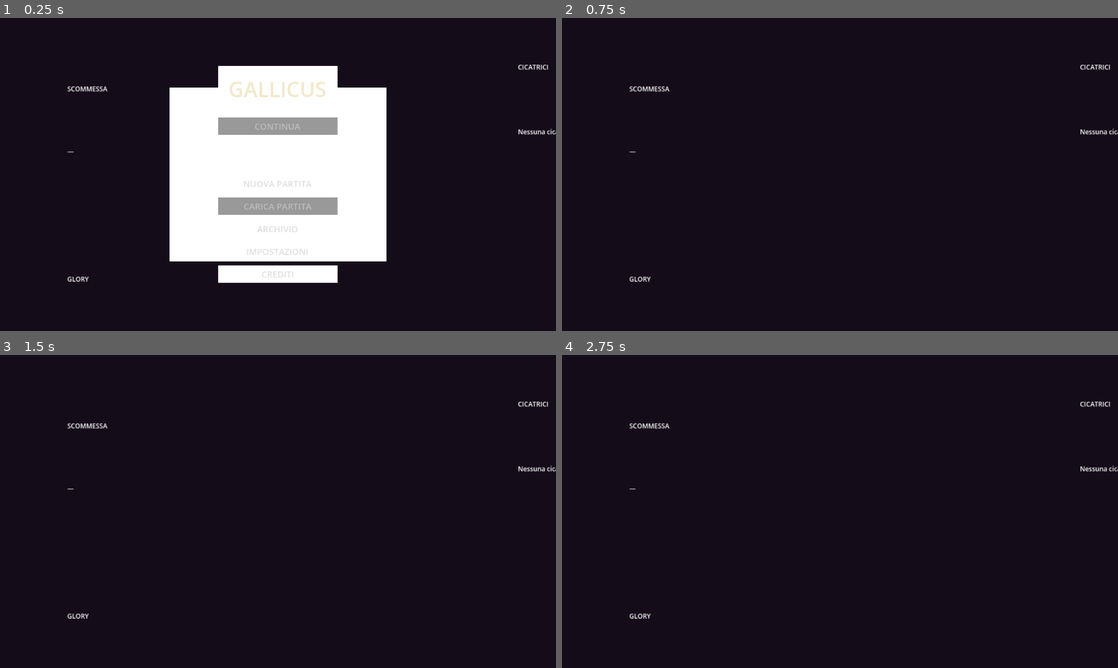
Above: before the commit, frames 1-4 (two rows, left to right).
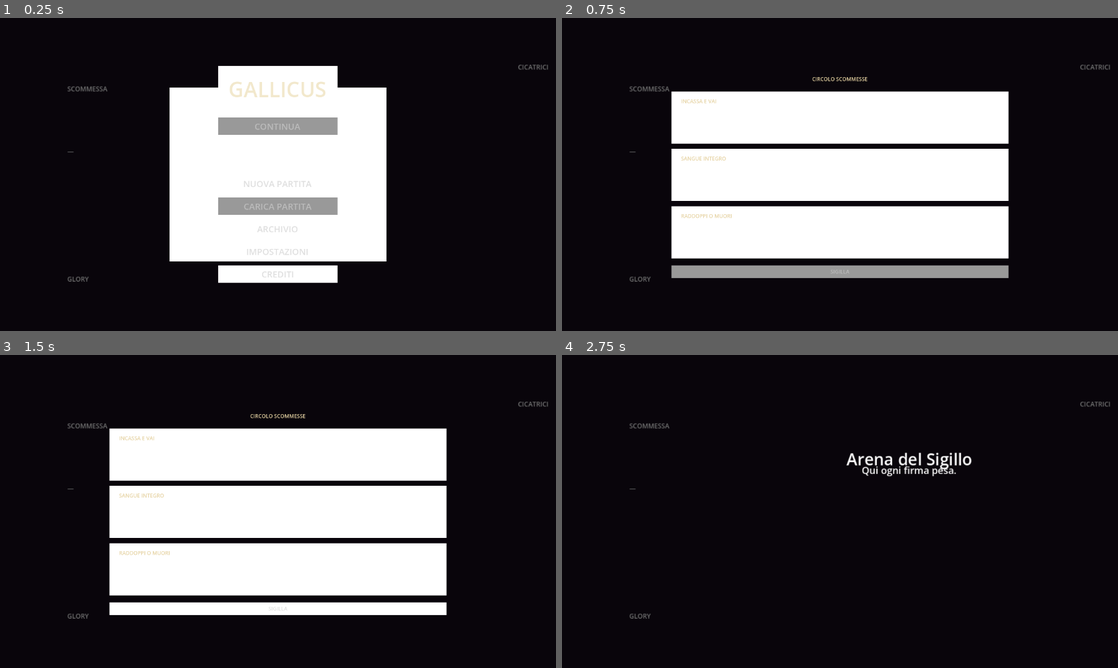
Above: after the commit, the same moments.

Repository: Faratas410/Gallicus-2.0
Game: Godot game, scene res://scenes/Main.tscn
Same seed, same stepped clock (60 frames per second), same inputs: the game is played once before the commit and once after it.
Inputs (mouse positions are in pixels of both pictures, inside the frame that each line leads up to):
- Up to frame 1 (0.25 s): no input
- Up to frame 2 (0.75 s): click "NUOVA PARTITA" at 0.5 s
- Up to frame 3 (1.5 s): click (278, 455) at 1.27 s
- Up to frame 4 (2.75 s): click (840, 608) at 2 s, where only the run after the commit has a clickable "SIGILLA"

The runs differ from the first frame. In frame 1, 0.3% of the frame differs, in the area x 12-100%, y 14-85%; in frame 2, 34%; in frame 3, 34%; in frame 4, 1.0%.
Error before the commit: Parse Error: Identifier "player_hp_bar" not declared in the current scope. (res://scripts/ui/ui_root.gd:1665)

Commit message:
Fix ui_root parse error for missing HP UI identifiers

Diff:
--- a/scripts/ui/ui_root.gd
+++ b/scripts/ui/ui_root.gd
@@ -168,6 +168,8 @@
 @onready var scars_detail_close: Button = get_node_or_null("UI_RunRoot/ScarsDetailPanel/ScarsDetailVBox/ScarsDetailClose") as Button
 
 
+var player_hp_bar: ProgressBar = null
+var player_hp_label: Label = null
 var _bets_by_id: Dictionary = {}
 var _run_manager: Node
 var _arena: Node
